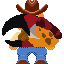
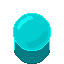
Layers edited between the first and the second w=64, h=64 image:
added layer "Button" above "Icon10Splorsh" over [13, 13, 51, 64]
hid "Icon8Claw" over [2, 14, 62, 47]
hid "Icon1CowboyHat", moved it above "Background" over [9, 0, 55, 64]
